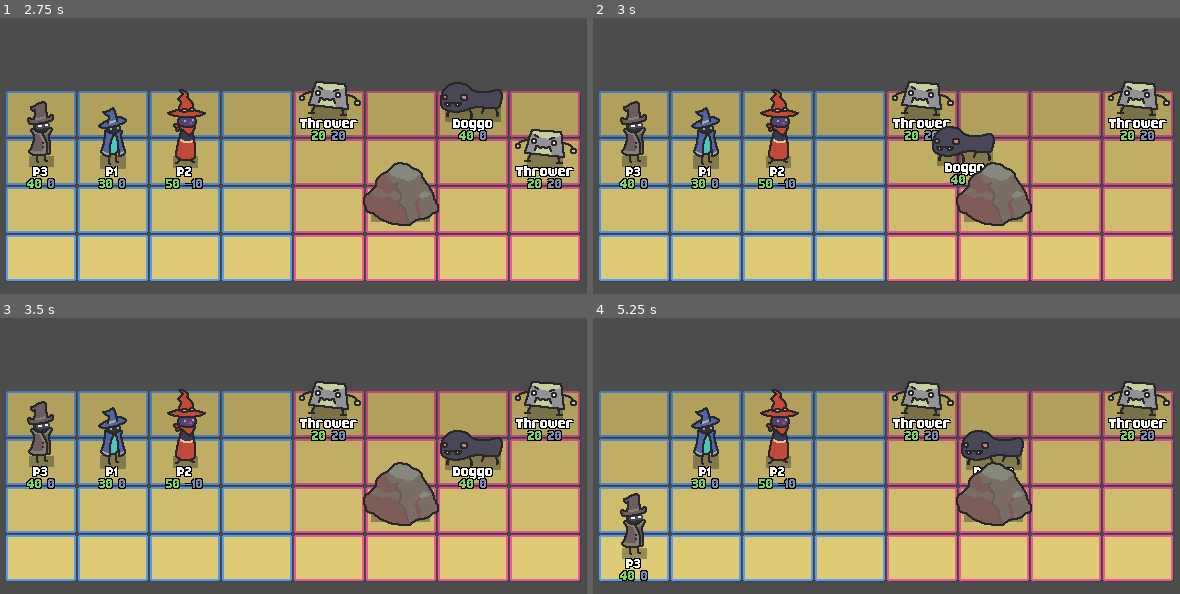
Above: before the commit, frames 1-4 (two rows, left to right).
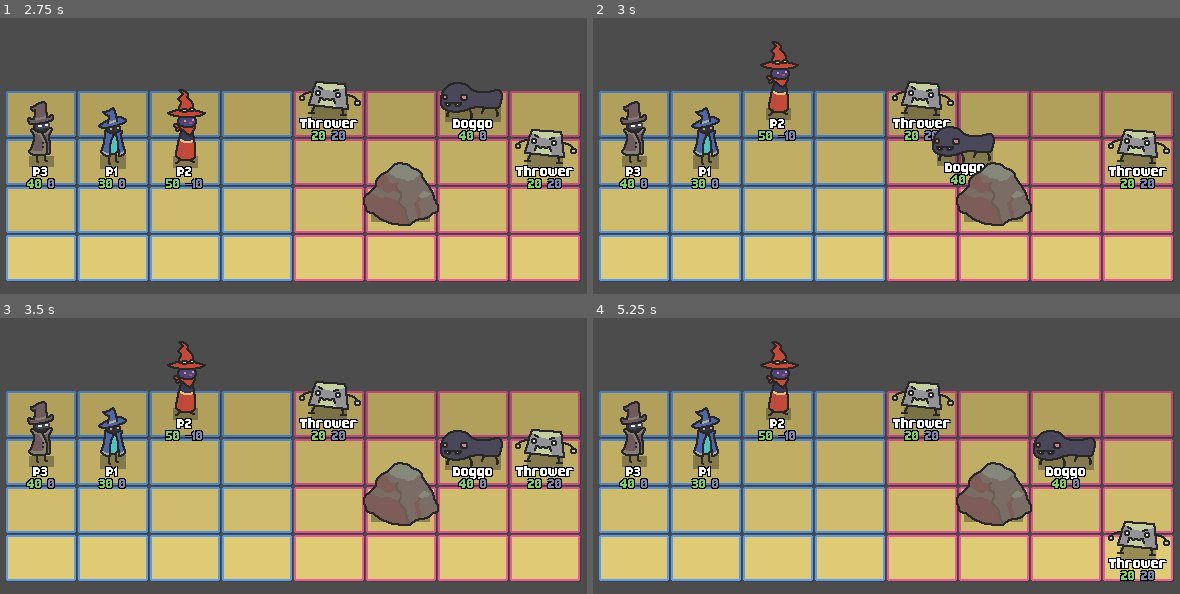
Above: after the commit, the same moments.

Repository: jakefriend-dev/Strata-G
Game: Godot game, scene res://combat/framing/BattleField.tscn
The game is run twice, just before and just after one commit, with the same random seed, the same clock (stepped at 60 frames per second) and the same inputs.
Inputs:
- Up to frame 1 (2.75 s): tap Enter (player_complete) at 0.5, 0.6, 1.55, 2, 2.3 s; hold D (player_move_right) 0.53-1.28 s; tap Space at 1.25 s; hold S (player_move_down) 1.28-2.03 s; tap 1 (dev_1) at 1.35 s; hold D (player_move_right) from 2.03 s (still down); tap 2 (dev_2) at 2.1 s
- Up to frame 2 (3 s): tap Space at 2.75 s; release D (player_move_right) at 2.78 s; hold W (player_move_up) from 2.78 s (still down); tap 3 (dev_3) at 2.85 s
- Up to frame 3 (3.5 s): keep holding W (player_move_up); tap Enter (player_complete) at 3.05 s
- Up to frame 4 (5.25 s): release W (player_move_up) at 3.53 s; hold A (player_move_left) 3.53-5.03 s; tap 4 (dev_4) at 3.6 s; tap Enter (player_complete) at 3.8, 4.25, 4.35, 5.1 s; tap Space at 5 s; hold S (player_move_down) from 5.03 s (still down)

Frame 1 is identical in both runs. In frame 2, 4.6% of the frame differs, in the area x 28-99%, y 8-62%; in frame 3, 4.6%; in frame 4, 9.6%, in the area x 4-99%, y 8-96%.

Commit message:
Light cleanup for initiative process and printing

Diff:
--- a/GodotRoot/src/actors/Beast.tscn
+++ b/GodotRoot/src/actors/Beast.tscn
@@ -59,6 +59,8 @@
 
 [node name="Beast" type="Node2D"]
 script = ExtResource( 1 )
+first_initiative = 2
+second_initiative = 4
 
 [node name="ArtMgr" type="Node2D" parent="."]
 
--- a/GodotRoot/src/actors/Doggo.tscn
+++ b/GodotRoot/src/actors/Doggo.tscn
@@ -59,6 +59,7 @@
 
 [node name="Doggo" type="Node2D"]
 script = ExtResource( 1 )
+first_initiative = 6
 def_immune_poison = true
 
 [node name="ArtMgr" type="Node2D" parent="."]
--- a/GodotRoot/src/actors/P1.tscn
+++ b/GodotRoot/src/actors/P1.tscn
@@ -59,6 +59,7 @@
 
 [node name="Actor" type="Node2D"]
 script = ExtResource( 1 )
+first_initiative = 7
 max_hp = 3
 faction = 1
 
--- a/GodotRoot/src/actors/P2.tscn
+++ b/GodotRoot/src/actors/P2.tscn
@@ -59,6 +59,7 @@
 
 [node name="Actor" type="Node2D"]
 script = ExtResource( 1 )
+first_initiative = 3
 max_hp = 5
 def_shield = -1
 faction = 1
--- a/GodotRoot/src/actors/P3.tscn
+++ b/GodotRoot/src/actors/P3.tscn
@@ -108,6 +108,7 @@
 [node name="Actor" type="Node2D"]
 material = SubResource( 3 )
 script = ExtResource( 1 )
+first_initiative = 5
 faction = 1
 def_immune_fire = true
 
--- a/GodotRoot/src/actors/Rock.tscn
+++ b/GodotRoot/src/actors/Rock.tscn
@@ -59,6 +59,7 @@
 
 [node name="Actor" type="Node2D"]
 script = ExtResource( 1 )
+first_initiative = 0
 max_hp = 8
 def_shield = 1
 bui_visible = false
--- a/GodotRoot/src/actors/key_components/Actor.gd
+++ b/GodotRoot/src/actors/key_components/Actor.gd
@@ -2,22 +2,19 @@
 class_name Actor
 
 enum initspeeds {
-	DOES_NOT_ACT,
-	AUTOLAST,
-	LOWGEAR_SLOW,
-	LOWGEAR_FAST,
-	PC_TANK,
-	MIDGEAR_SLOW,
-	MIDGEAR_FAST,
-	PC_SNIPER,
-	HIGHGEAR_SLOW,
-	HIGHGEAR_FAST,
-	PC_LEADER,
-	TOPGEAR_SLOW,
-	TOPGEAR_FAST,
-	AUTOFIRST,
+	DOES_NOT_ACT, # Things like rocks
+	# ENEMIES:
+	AUTOLAST,     # Last no matter what; scripted use case
+	SLOW_ENEMY,         # Behind Player3
+	SLOW_PLAYER,
+	MEDIUM_ENEMY,       # Behind Player2
+	MEDIUM_PLAYER,
+	FAST_ENEMY,         # Behind Player1
+	FAST_PLAYER,
+	AUTOFIRST,    # First no matter what; we are only faster than P1 in scripted circumstances
+	#
 }
-export (initspeeds) var first_initiative: int = initspeeds.LOWGEAR_FAST
+export (initspeeds) var first_initiative: int = initspeeds.MEDIUM_ENEMY
 export (initspeeds) var second_initiative: int = initspeeds.DOES_NOT_ACT
 export (initspeeds) var third_initiative: int = initspeeds.DOES_NOT_ACT
 	# An actor can optionally have up to 3 turns, for a boss; matching the party
--- a/GodotRoot/src/masters/_BattleMgr.gd
+++ b/GodotRoot/src/masters/_BattleMgr.gd
@@ -49,6 +49,7 @@
 		# has_finished_turn			Bool that fires once its turn is complete
 		# ofc_name					Direct from the actor's ofc_name
 		# numerated_name			As "Doggo 1" with a space and all
+		# numeration				Int; the 1 in Doggo 1
 		# turncount_of_this_actor	Int; 1 by default and a boss could have 2 or 3
 		# turnpos					Int; managed by batman but
 ]
@@ -386,9 +387,12 @@
 
 			turndata["ofc_name"] = n
 			turndata["numerated_name"] = numerated_name
+			turndata["numeration"] = count_of_type
 			turndata["turncount_of_this_actor"] = initcount # Typically 1, could be 2 or 3 for bosses
 
 			turnqueue.append(turndata)
+
+
 
 	turnqueue.sort_custom(self, "sort_turnqueue_by_init")
 
@@ -399,17 +403,8 @@
 		count += 1
 		turndata["turnpos"] = count
 
-	print("BATMAN: Initiative rolled, turnqueue looks like:\n",turnqueue)
-	pass
-
-func sort_turnqueue_by_init(a: Dictionary, b: Dictionary) -> bool:
-	# True if turndata A should act ahead of turndata B
-	return a["init"] > b["init"]
-	pass
-
-func sort_turnqueue_by_turnpos(a: Dictionary, b: Dictionary) -> bool:
-	# True if turndata A should act ahead of turndata B
-	return a["turnpos"] > b["turnpos"]
+	print("BATMAN: Initiative rolled!")
+#	print("BATMAN: Initiative rolled, turnqueue looks like:\n",turnqueue)
 	pass
 
 func cycle_to_next_turn():
@@ -433,12 +428,29 @@
 		if turndata["turnpos"] == turncount:
 			found_next_actor = true
 			curr_actor = turndata["actor"]
-			print("BATMAN: cycle_to_next_turn() = [Round ",round_count,", Turn ",turncount,": ",turndata["numerated_name"],"]")
+			print("BATMAN: cycle_to_next_turn() = [",get_printable_roundturncount(),": ",get_printable_turntaker_name(turndata),"]")
 			return
 
 	if !found_next_actor:
 		print("BATMAN: Failed to find next actor when cycle_to_next_turn()!")
 		return
+	pass
+
+func get_printable_roundturncount() -> String:
+	var text: String = str("r",round_count,".",turncount)
+	return text
+	pass
+
+func get_printable_turntaker_name(turndata: Dictionary) -> String:
+	var name_unnum: String = turndata["ofc_name"]
+	var name_num: String = turndata["numerated_name"]
+
+	if !unique_actornames_observed.has(name_unnum):
+		return name_unnum
+	elif unique_actornames_observed[name_unnum] == 1:
+		return name_unnum
+
+	return name_num
 	pass
 
 func insert_turntaker(new_turndata: Dictionary, to_position: int):
@@ -480,6 +492,16 @@
 	# We also need to remove ALL INSTANCES if it was a multi-turn actor!
 	pass
 
+func sort_turnqueue_by_init(a: Dictionary, b: Dictionary) -> bool:
+	# True if turndata A should act ahead of turndata B
+	return a["init"] > b["init"]
+	pass
+
+func sort_turnqueue_by_turnpos(a: Dictionary, b: Dictionary) -> bool:
+	# True if turndata A should act ahead of turndata B
+	return a["turnpos"] > b["turnpos"]
+	pass
+
 # ---
 
 # ---
